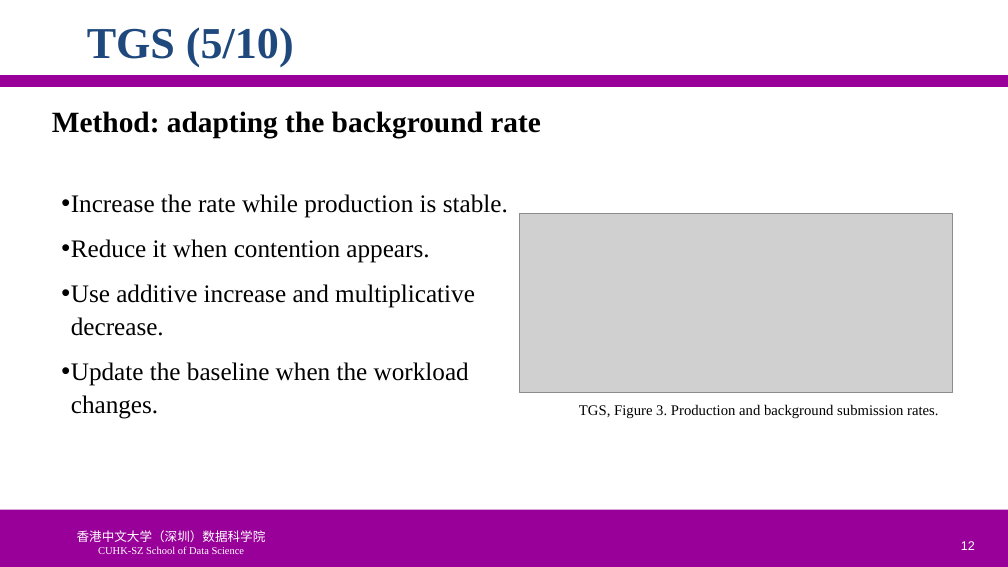
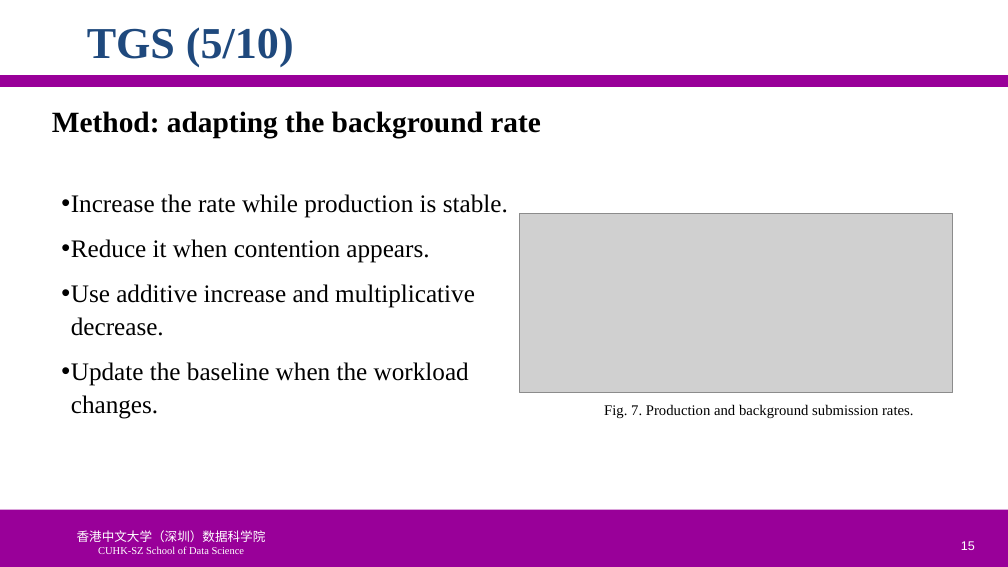
Before and after one commit to ychung1103/ychung1103.github.io, a slide deck: slide 15 of Slides/CSC6103/PPT/05-1110-徐昱玮-225040464.pptx (slide 12 before the commit). Drawn at 1008x567 pixels with LibreOffice and Linux fonts; fonts in the diff are those of the drawing; grey boxes stand for pictures; background and template pictures are left out. Boxes give left, top, right and bottom in pixels: in the first picture for what was removed or moved away, otherwise in the second. Text is boxed around its words. In the diff, an @@ line names an element or a change of style, - is before the commit and + after.

```diff
--- a/Slides/CSC6103/PPT/05-1110-徐昱玮-225040464.pptx
+++ b/Slides/CSC6103/PPT/05-1110-徐昱玮-225040464.pptx
@@ text at [604, 404, 913, 418]: text changed @@
-TGS, Figure 3. Production and background submission rates.
+Fig. 7. Production and background submission rates.
@@ page number at [961, 541, 975, 550]: text changed @@
-12
+15
```
Also in this commit, not shown: 26 other slides changed, 3 slides added.
